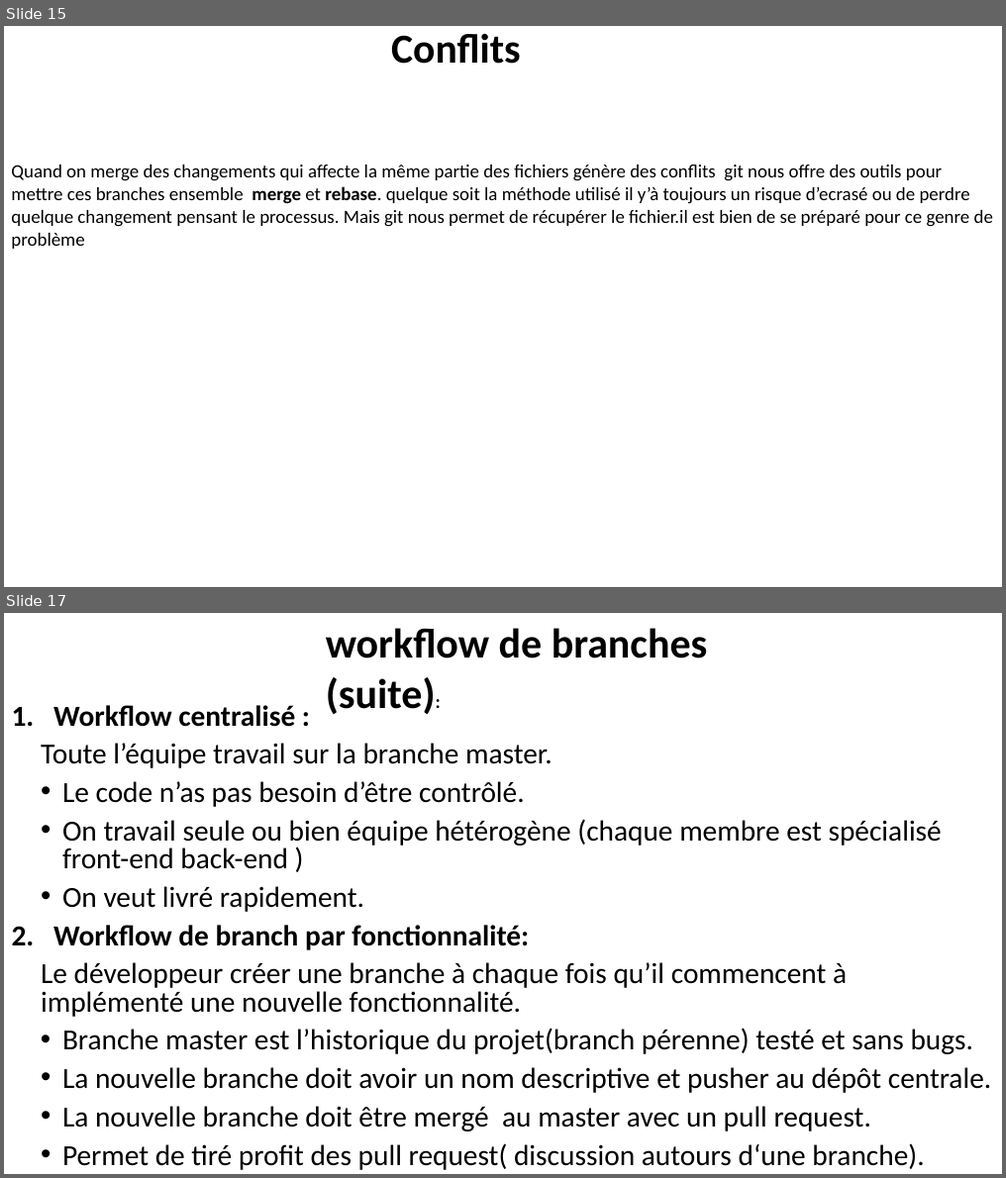
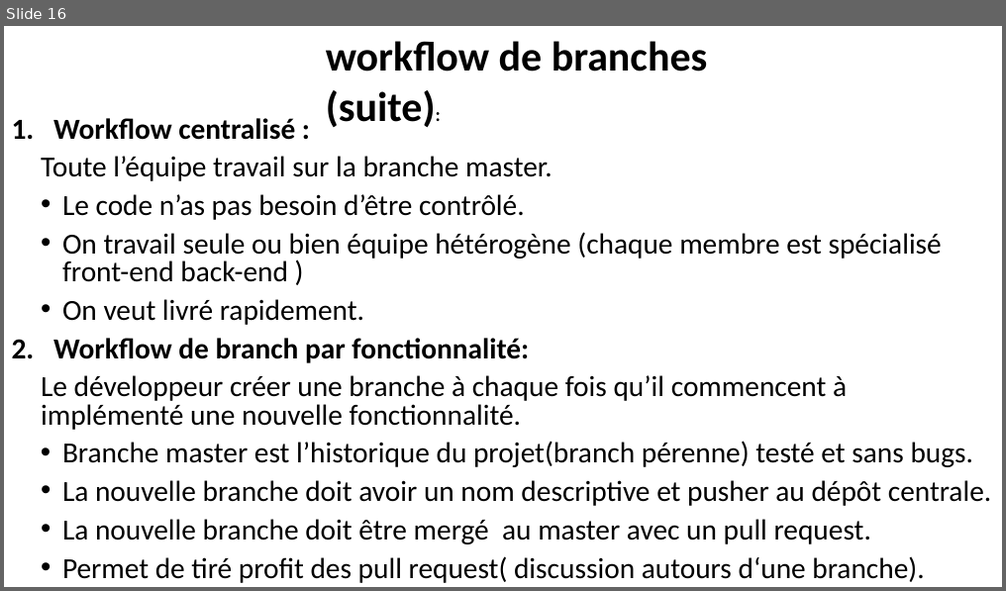
Before and after one commit to belakebiboussad/form, a slide deck: Formation Git.pptx. Shown one above the other, each under a label of ours: slides 15 and 17 before the commit, slide 16 after it; the slides between them are not shown. The pictures are 1006x1178 and 1006x591 pixels, drawn with LibreOffice and Linux fonts; fonts in the diff are those of the drawing. Boxes give left, top, right and bottom in pixels: in the first picture for what was removed or moved away, otherwise in the second. Text is boxed around its words. In the diff, an @@ line names an element or a change of style, - is before the commit and + after.

```diff
--- a/Formation Git.pptx
+++ b/Formation Git.pptx
@@ slide 15 removed at (4, 26, 1002, 587), background #FFFFFF @@
@@ text removed at (391, 34, 521, 64) @@
-Conflits
@@ text removed at (11, 165, 993, 249) @@
-Quand on merge des changements qui affecte la même partie des fichiers génère des conflits git nous offre des outils pour mettre ces branches ensemble merge et rebase. quelque soit la méthode utilisé il y’à toujours un risque d’ecrasé ou de perdre quelque changement pensant le processus. Mais git nous permet de récupérer le fichier.il est bien de se préparé pour ce genre de problème
@@ what was slide 17 is now slide 16 @@
```
Also in this commit, not shown: 18 slides changed, 6 slides added, 5 other slides removed, 3 other files.
